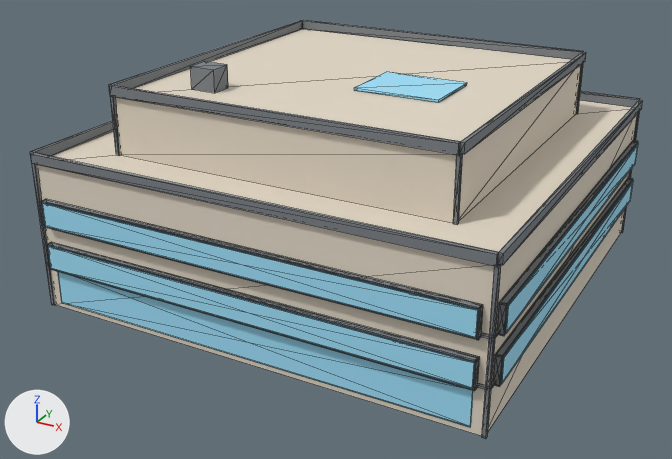
Renders of the glTF model public/buildings/lot_4x4.glb from each side of a commit.
Rendered twice from a 50 mm camera at (43.2, -39.4, 29.7) aimed at (14.5, 12.8, 3.6). Arrows for +X, +Y and +Z are at lower left; the lights stay in place. The older version comes first. Mesh edges are drawn as thin lines. Vertices at exactly the same position are counted once.

The older version as bpy lines, for what is in view:
```python
mat_lot_4x4_glass = principled_material('lot_4x4_glass')
mat_lot_4x4_glass.base_color = (0.35, 0.75, 0.95)  # cyan #a0e1f9
mat_lot_4x4_glass.roughness = 0.85
me_lot_4x4 = bpy.data.meshes.new('lot_4x4')
me_lot_4x4.from_pydata(...)  # 712 vertices, 1104 faces; spans x -0.5..31.0, y -0.5..31.0, z 0.0..15.5
# faces by material slot: [24, 852, 216, 12]
me_lot_4x4.materials.append(mat_lot_4x4)  # pale yellow #e5dac8
me_lot_4x4.materials.append(mat_lot_4x4_trim)  # grey #7c8186
me_lot_4x4.materials.append(mat_lot_4x4_glass)  # cyan #a0e1f9
me_lot_4x4.materials.append(mat_lot_4x4_sign)  # yellow #f6d481
ob_lot_4x4 = bpy.data.objects.new('lot_4x4', me_lot_4x4)
ob_lot_4x4.location = (0.0, 0.0, 0.0)
```
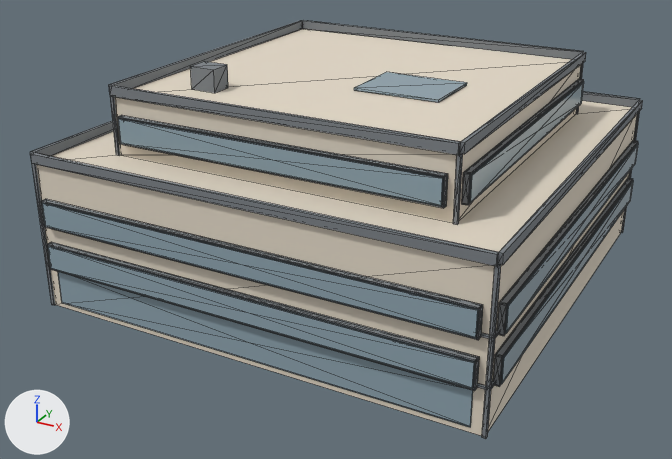
What the commit changed:
Material 'lot_4x4_glass' (mat_lot_4x4_glass) changes colour from cyan #a0e1f9 to greyish blue #90a6b1; in linear values from (0.35, 0.75, 0.95) to (0.28, 0.38, 0.44).
me_lot_4x4 is used by ob_lot_4x4; location (0.0, 0.0, 0.0).
me_lot_4x4 had 712 vertices, 1104 faces and spanned x -0.5..31.0, y -0.5..31.0, z 0.0..15.5.
me_lot_4x4 now has 944 vertices, 1452 faces and spans x -0.5..31.0, y -0.5..31.0, z 0.0..15.5.
me_lot_4x4 part 1: a new loose piece, a box spanning x 4.35..26.15, y 3.16..3.22, z 11.12..12.69, in mat_lot_4x4_glass (greyish blue #90a6b1).
me_lot_4x4 part 2: a new loose piece, a box spanning x 4.43..26.07, y 3.54..3.6, z 11.2..12.61, in mat_lot_4x4_glass (greyish blue #90a6b1).
me_lot_4x4 part 3: a new loose piece, a box spanning x 27.28..27.34, y 4.35..26.15, z 11.12..12.69, in mat_lot_4x4_glass (greyish blue #90a6b1).
me_lot_4x4 part 4: a new loose piece, a box spanning x 26.9..26.96, y 4.43..26.07, z 11.2..12.61, in mat_lot_4x4_glass (greyish blue #90a6b1).
me_lot_4x4 part 5: a new loose piece, a box spanning x 4.25..26.25, y 3.24..3.62, z 12.73..12.81, in mat_lot_4x4_trim (grey #7c8186).
me_lot_4x4 part 6: a new loose piece, a box spanning x 4.25..26.25, y 3.24..3.62, z 11.0..11.08, in mat_lot_4x4_trim (grey #7c8186).
me_lot_4x4 part 7: a new loose piece, a box spanning x 26.19..26.27, y 3.24..3.62, z 11.0..12.81, in mat_lot_4x4_trim (grey #7c8186).
me_lot_4x4 part 8: a new loose piece, a box spanning x 26.88..27.26, y 4.25..26.25, z 12.73..12.81, in mat_lot_4x4_trim (grey #7c8186).
me_lot_4x4 part 9: a new loose piece, a box spanning x 26.88..27.26, y 4.25..26.25, z 11.0..11.08, in mat_lot_4x4_trim (grey #7c8186).
me_lot_4x4 part 10: a new loose piece, a box spanning x 26.88..27.26, y 4.23..4.31, z 11.0..12.81, in mat_lot_4x4_trim (grey #7c8186).
Other edits to the shape of me_lot_4x4 do not show in these pictures.

Where the change shows, as pixel boxes [x1, y1, x2, y2] in the pictures (672 x 459 px):
'lot_4x4', recoloured, reshaped (darker)
    both: [30, 20, 643, 439]
part 1 of me_lot_4x4, added
    after: [118, 119, 443, 206]
part 2 of me_lot_4x4, added
    after: [123, 119, 444, 202]
part 3 of me_lot_4x4, added
    after: [470, 82, 584, 203]
part 4 of me_lot_4x4, added (mostly hidden)
    after: [470, 86, 577, 189]
part 5 of me_lot_4x4, added
    after: [118, 115, 447, 177]
part 6 of me_lot_4x4, added
    after: [121, 143, 443, 208]
part 7 of me_lot_4x4, added
    after: [442, 174, 448, 208]
part 8 of me_lot_4x4, added
    after: [464, 79, 583, 174]
part 9 of me_lot_4x4, added
    after: [468, 104, 581, 205]
part 10 of me_lot_4x4, added
    after: [462, 172, 471, 205]
